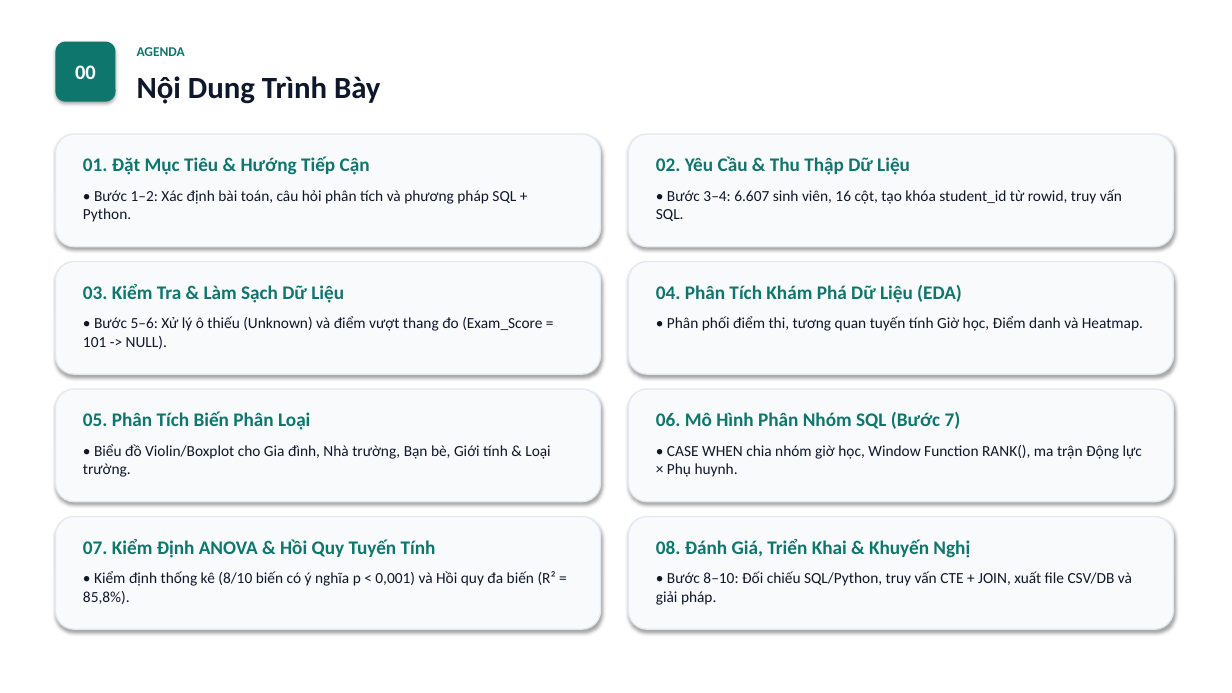
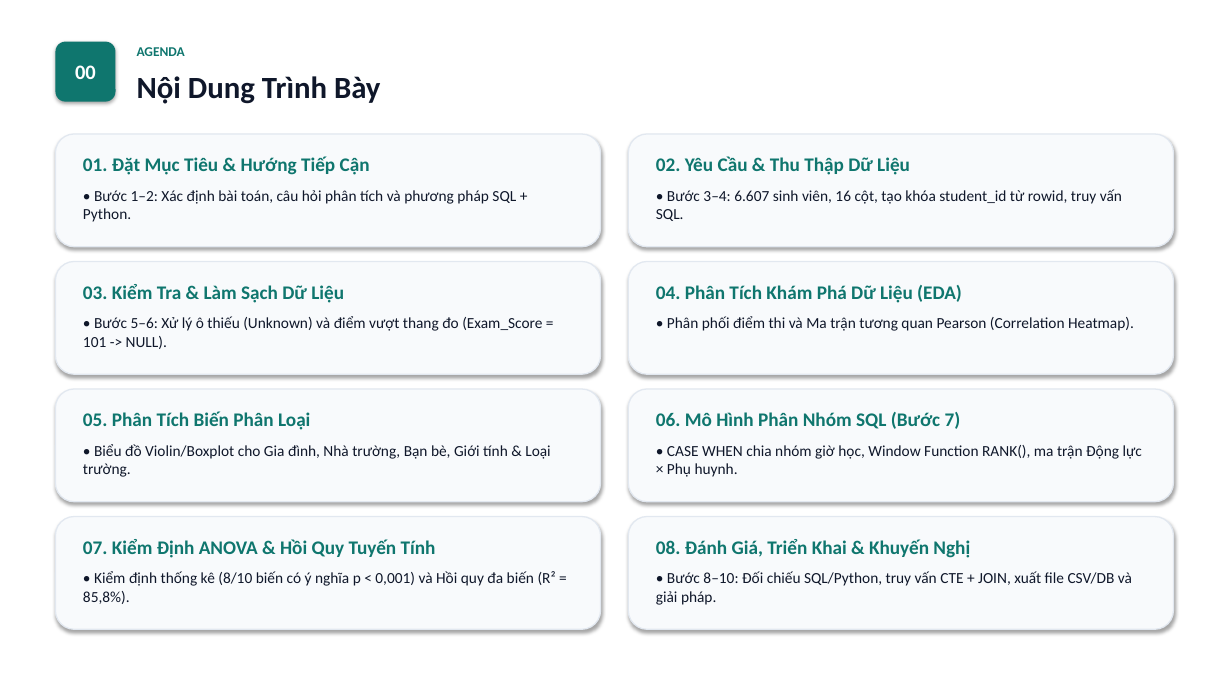
Before and after one commit to baole16/ADY201m, a slide deck: slide 2 of 2_Slide/Slide_VI.pptx. Drawn at 1232x693 pixels with LibreOffice and Linux fonts; fonts in the diff are those of the drawing. Boxes give left, top, right and bottom in pixels: in the first picture for what was removed or moved away, otherwise in the second. Text is boxed around its words. In the diff, an @@ line names an element or a change of style, - is before the commit and + after.

```diff
--- a/2_Slide/Slide_VI.pptx
+++ b/2_Slide/Slide_VI.pptx
@@ text at [667, 316, 1134, 331]: text changed @@
-• Phân phối điểm thi, tương quan tuyến tính Giờ học, Điểm danh và Heatmap.
+• Phân phối điểm thi và Ma trận tương quan Pearson (Correlation Heatmap).
```
Also in this commit, not shown: 1 other slide changed, 9 other files.
